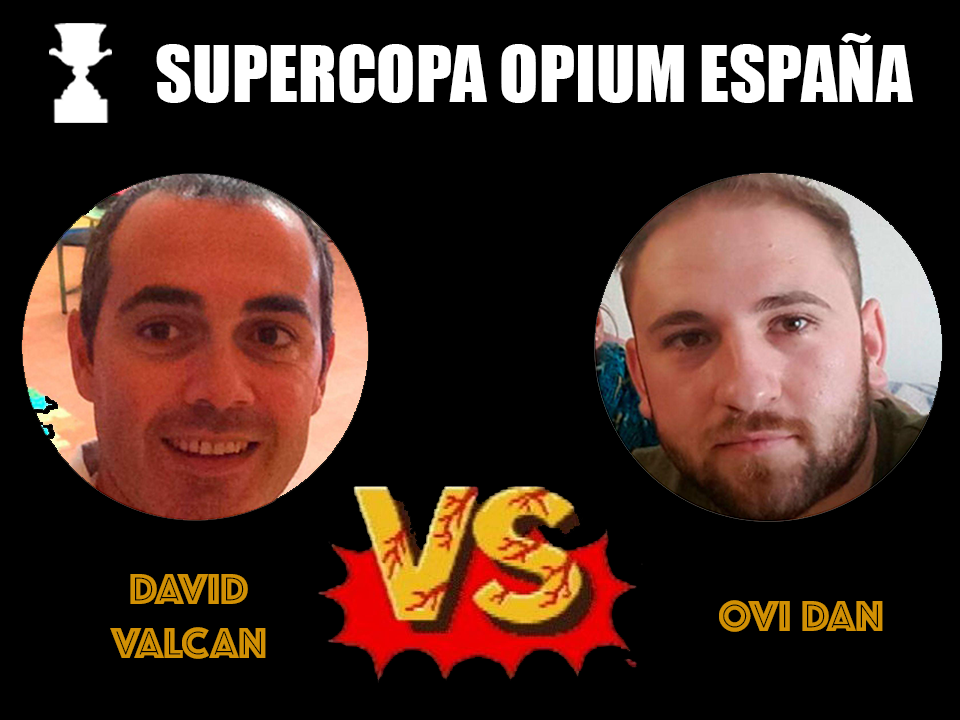
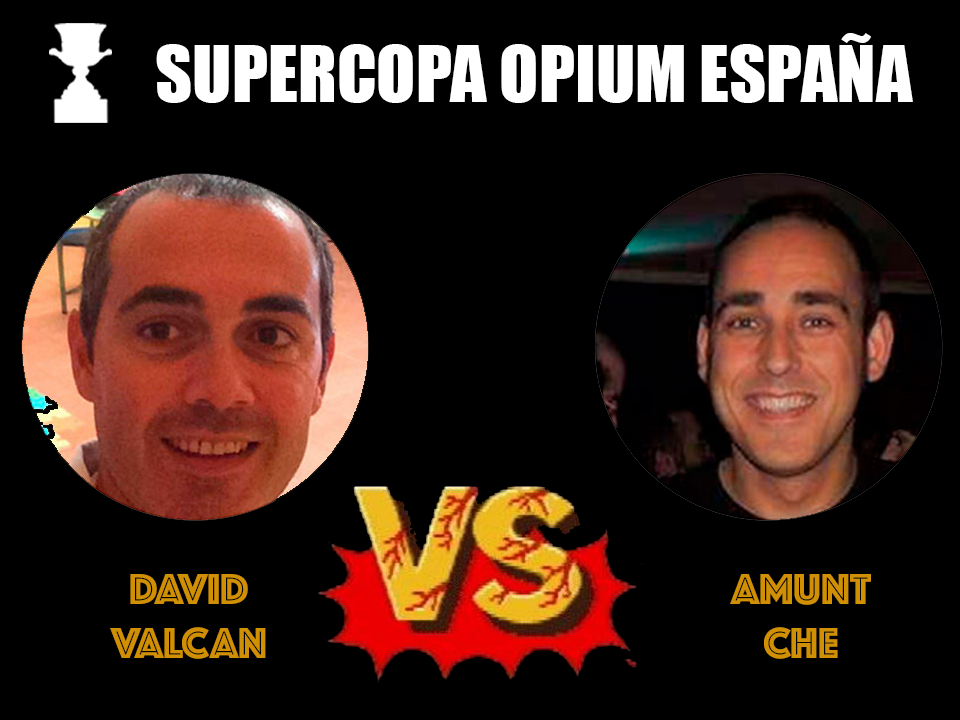
Layers edited between the first and the second w=960, h=720 image:
painted on "AMUNT CHE" over (719, 574, 883, 659)
hid "Ovi Dan" over (594, 172, 943, 522)
showed "Amunt Che" over (594, 173, 943, 521)
